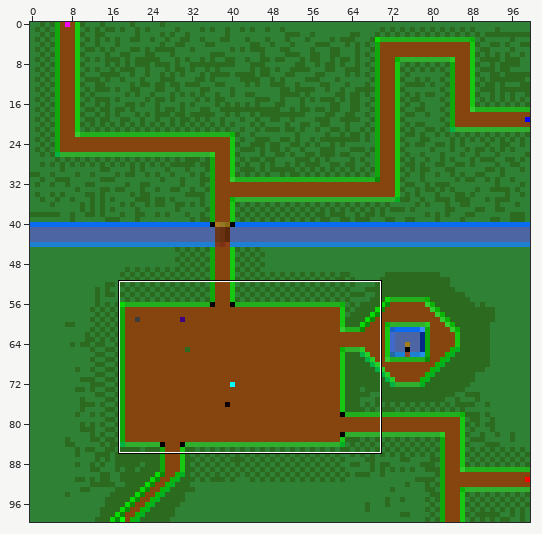
A sprite sheet gets an edit: src/assets/images/villages/objects.png. The first picture is a wide view before the edit; the outline marks the close-up.
Close-up. Old version:
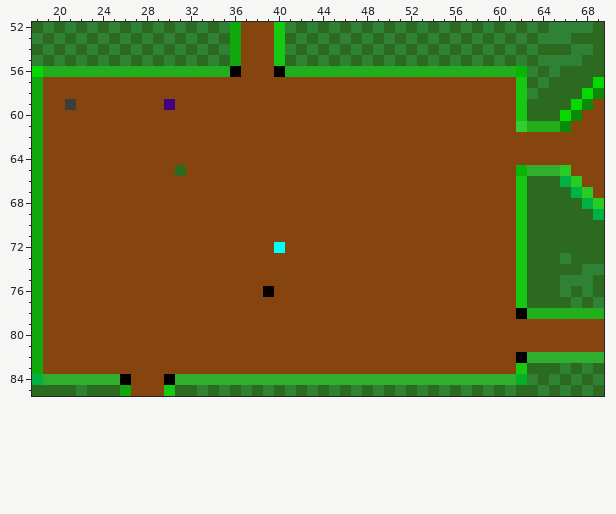
The file is 100x100 pixels. Colours within 5 levels of each other are drawn and written as one. Shown: x 18..69, y 52..85.
After the commit:
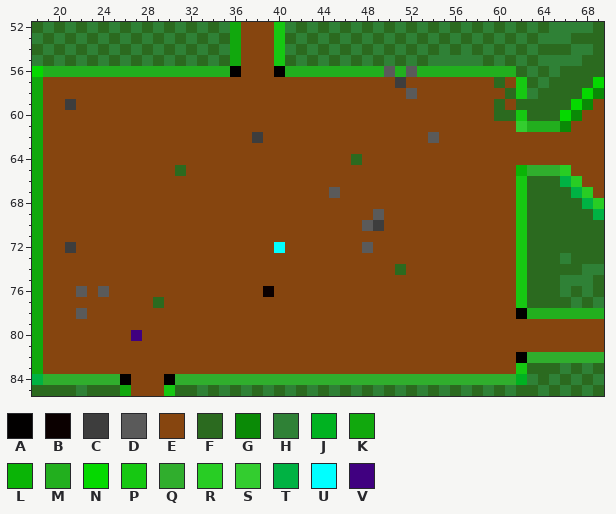
Palette (. is transparent): A #020000  B #0b0000  C #3d3d3d  D #5a5a5a  E #86450f  F #2b6a1f  G #0a8a06  H #2f8136  J #00b221  K #11a80d  L #0ab406  M #22af1e  N #05d900  P #16c812  Q #30ae2d  R #28cd24  S #33cd2f  T #00b243  U #00ffff  V #400080
Changes in this commit:
y 55: x 55 F -> H; x 57 F -> H
y 56: x 50 M -> D; x 52 M -> D; x 62 L -> F
y 57: x 51 E -> C; x 60 E -> F
y 58: x 52 E -> D; x 61 E -> F
y 59: x 30 V -> E; x 60 E -> F; x 62 P -> F
y 60: x 60..61 EE -> FF
y 62: x 38 E -> C; x 54 E -> D
y 64: x 47 E -> F
y 67: x 45 E -> D
y 69: x 49 E -> D
y 70: x 48..49 EE -> DC
y 72: x 21 E -> C; x 48 E -> D
y 74: x 51 E -> F
y 76: x 22 E -> D; x 24 E -> D
y 77: x 29 E -> F
y 78: x 22 E -> D
y 80: x 27 E -> V
Where, in picture pixels (left, top, right, bottom), the same in both close-ups:
changed: (384, 55, 527, 143)
changed: (164, 99, 175, 110)
changed: (252, 132, 263, 143)
changed: (329, 154, 406, 275)
changed: (65, 242, 76, 253)
changed: (76, 286, 164, 341)
